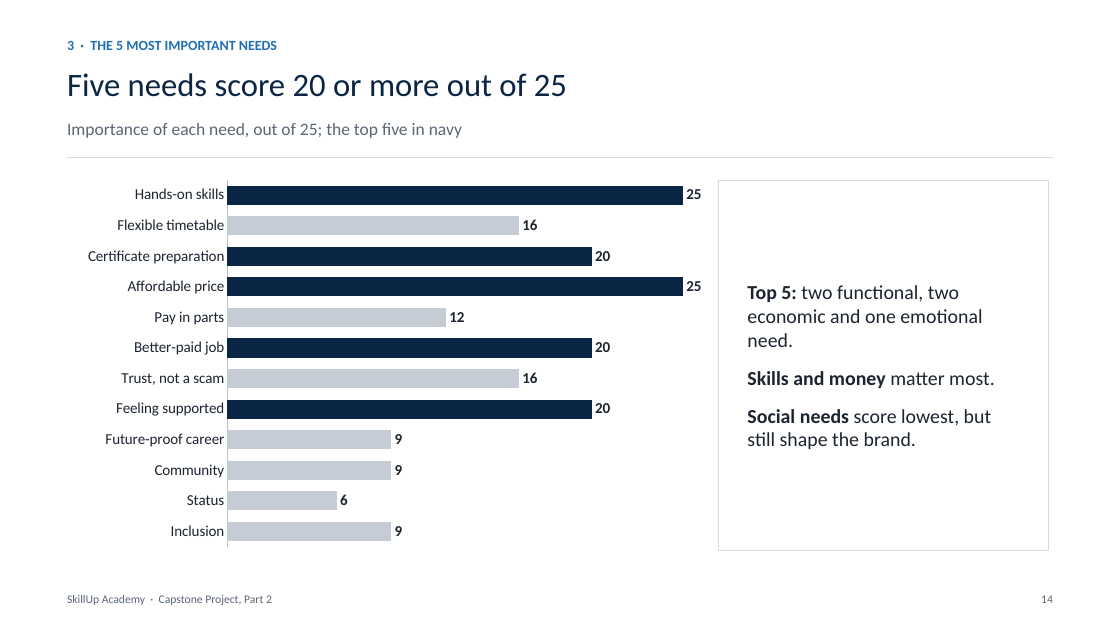
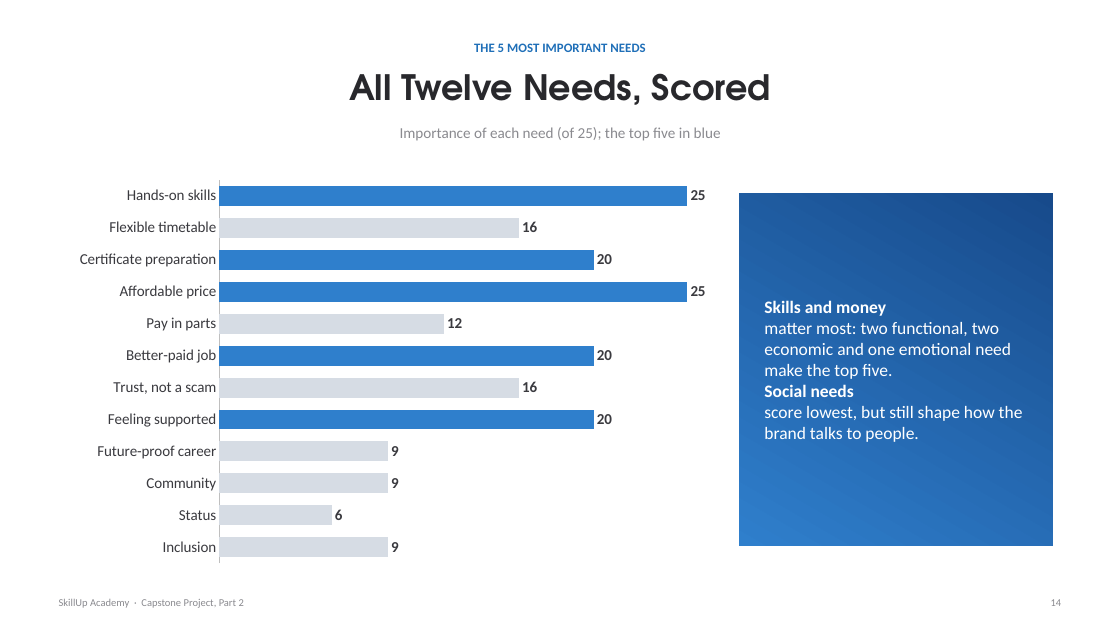
Before and after one commit to BadboyVee/BlackHoleeee, a slide deck: slide 14 of capstone/Customer_Analysis.pptx. Drawn at 1120x630 pixels with LibreOffice and Linux fonts; fonts in the diff are those of the drawing. Boxes give left, top, right and bottom in pixels: in the first picture for what was removed or moved away, otherwise in the second. Text is boxed around its words. In the diff, an @@ line names an element or a change of style, - is before the commit and + after.

```diff
--- a/capstone/Customer_Analysis.pptx
+++ b/capstone/Customer_Analysis.pptx
@@ text at (474,43,645,52): text changed; size 12 to 11 pt; text colour #1F6FB2 to #1F6FB8 @@
-3 · THE 5 MOST IMPORTANT NEEDS
+THE 5 MOST IMPORTANT NEEDS
@@ title at (349,73,771,105): text changed; size 28 to 30 pt; font Calibri to TeX Gyre Adventor; text colour #0B2545 to #28282C; bold on @@
-Five needs score 20 or more out of 25
+All Twelve Needs, Scored
@@ text at (400,127,721,141): text changed; size 15 to 13 pt; text colour #5B6675 to #8A8A8F @@
-Importance of each need, out of 25; the top five in navy
+Importance of each need (of 25); the top five in blue
@@ bar chart at (67,172,706,571) @@
@@ colour of Series 1 #C5CCD6 to #D6DCE4 @@
@@ data labels of Series 1 changed @@
@@ colours of single points changed @@
@@ lettering changed @@
@@ bar chart: place and size @@
-bar chart at (76,172,702,555)
+bar chart at (67,172,706,571)
@@ line removed from (67, 158) to (1053, 158) @@
@@ rectangle removed at (718,181,1049,550) @@
@@ rectangle "Skills and money": place and size @@
-rectangle "Skills and money" at (747,285,992,450)
+rectangle "Skills and money" at (739,193,1053,546)
@@ rectangle "Skills and money" at (739,193,1053,546): fill none to gradient #2F7FCC to #174A8B @@
@@ text in rectangle at (764,300,1023,442): text changed; size 17 to 15 pt; text colour #1C2430 to #FFFFFF @@
-Top 5: two functional, two economic and one emotional need.
-Skills and money matter most.
-Social needs score lowest, but still shape the brand.
+Skills and money
+matter most: two functional, two economic and one emotional need make the top five.
+Social needs
+score lowest, but still shape how the brand talks to people.
@@ text "SkillUp Academy · Capstone Project, ..." at (59,599,244,608): size 10 to 9 pt, text colour #5B6675 to #8A8A8F @@
@@ text "SkillUp Academy · Capstone Project, ...": place and size @@
-text "SkillUp Academy · Capstone Project, ..." at (67,595,272,605)
+text "SkillUp Academy · Capstone Project, ..." at (59,599,244,608)
@@ text "14": place and size @@
-text "14" at (1041,595,1053,603)
+text "14" at (1051,599,1062,606)
@@ text "14" at (1051,599,1062,606): size 10 to 9 pt, text colour #5B6675 to #8A8A8F @@
```
Also in this commit, not shown: 21 other slides changed, 8 other files.
